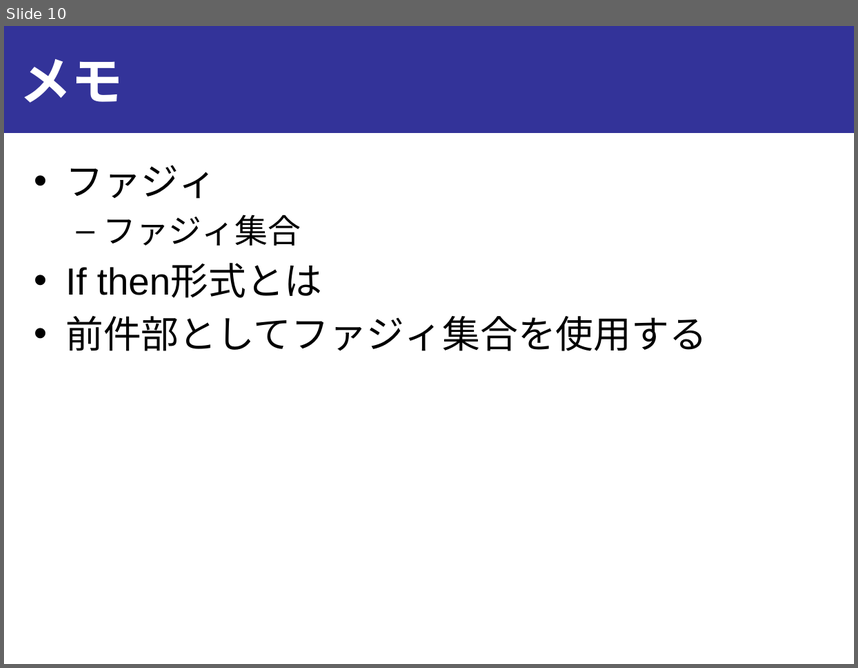
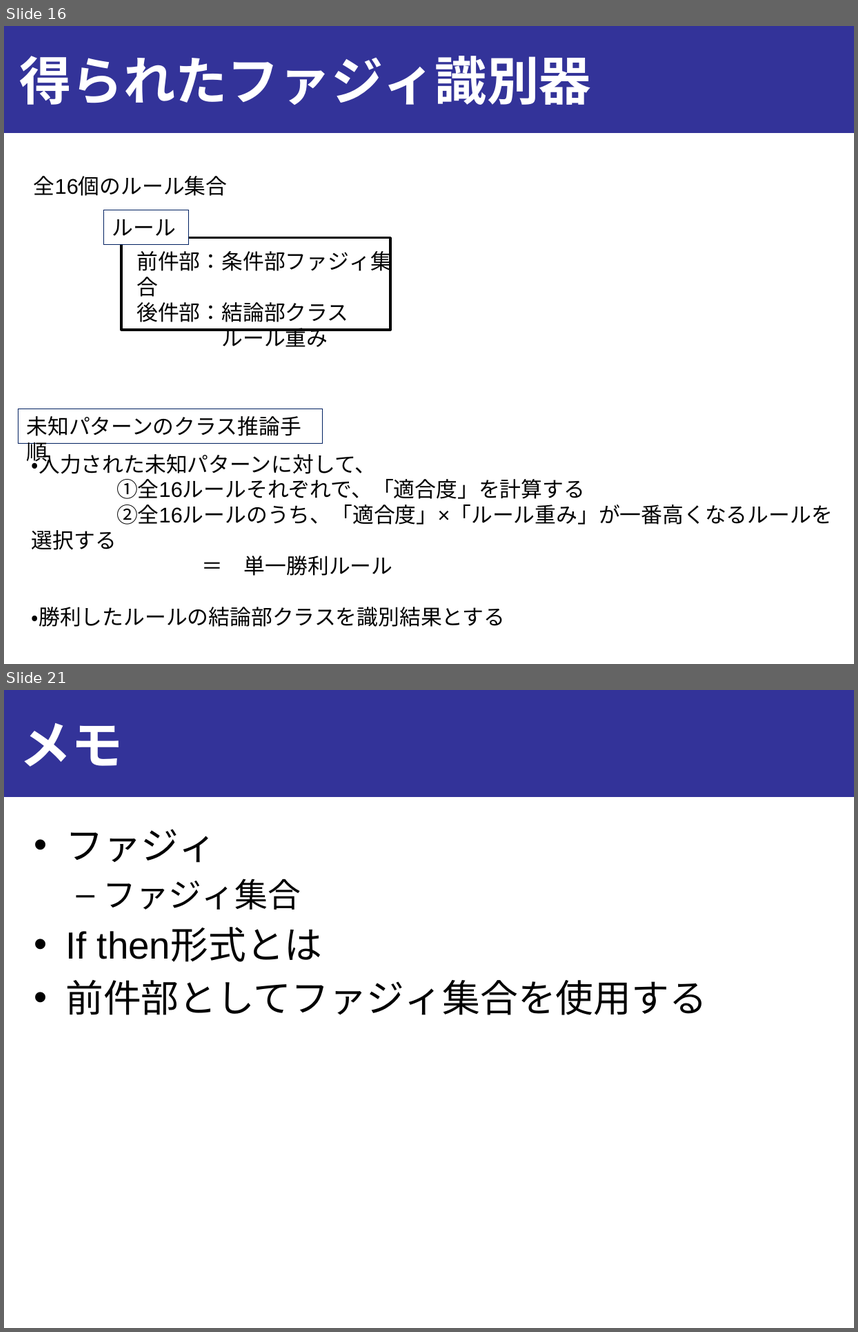
Before and after one commit to onikUone/slides, a slide deck: Junior_ex3/ex3_下書き.pptx. Shown one above the other, each under a label of ours: slide 10 before the commit, slides 16 and 21 after it; the slides between them are not shown. The pictures are 858x668 and 858x1332 pixels, drawn with LibreOffice and Linux fonts; fonts in the diff are those of the drawing. Boxes give left, top, right and bottom in pixels: in the first picture for what was removed or moved away, otherwise in the second. Text is boxed around its words. In the diff, an @@ line names an element or a change of style, - is before the commit and + after.

```diff
--- a/Junior_ex3/ex3_下書き.pptx
+++ b/Junior_ex3/ex3_下書き.pptx
@@ slide 16 added at <box>4,26,854,664</box>, background #FFFFFF; not listed: 1 template element that a slide beside it also shows @@
@@ title added at <box>20,56,591,105</box>, 44 pt, text #FFFFFF, bold @@
+得られたファジィ識別器
@@ text added at <box>34,176,228,196</box>, 18 pt, text #000000 @@
+全16個のルール集合
@@ rectangle added at <box>103,210,188,245</box>, fill #FFFFFF, outline #002060 0.75 pt, 18 pt, text #000000 @@
+ルール
@@ rectangle added at <box>121,238,391,330</box>, fill #FFFFFF, outline #000000 2 pt @@
@@ text added at <box>136,247,392,347</box>, 18 pt, text #000000 @@
+前件部：条件部ファジィ集合
+後件部：結論部クラス
+ルール重み
@@ rectangle added at <box>18,408,323,443</box>, fill #FFFFFF, outline #002060 0.75 pt, 18 pt, text #000000 @@
+未知パターンのクラス推論手順
@@ text added at <box>32,450,833,626</box>, 18 pt, text #000000 @@
+・入力された未知パターンに対して、
+①全16ルールそれぞれで、「適合度」を計算する
+②全16ルールのうち、「適合度」×「ルール重み」が一番高くなるルールを選択する
+＝ 単一勝利ルール
+・勝利したルールの結論部クラスを識別結果とする
@@ what was slide 10 is now slide 21 @@
```
Also in this commit, not shown: 2 slides changed, 14 other slides added, 3 slides removed, 2 other files.
